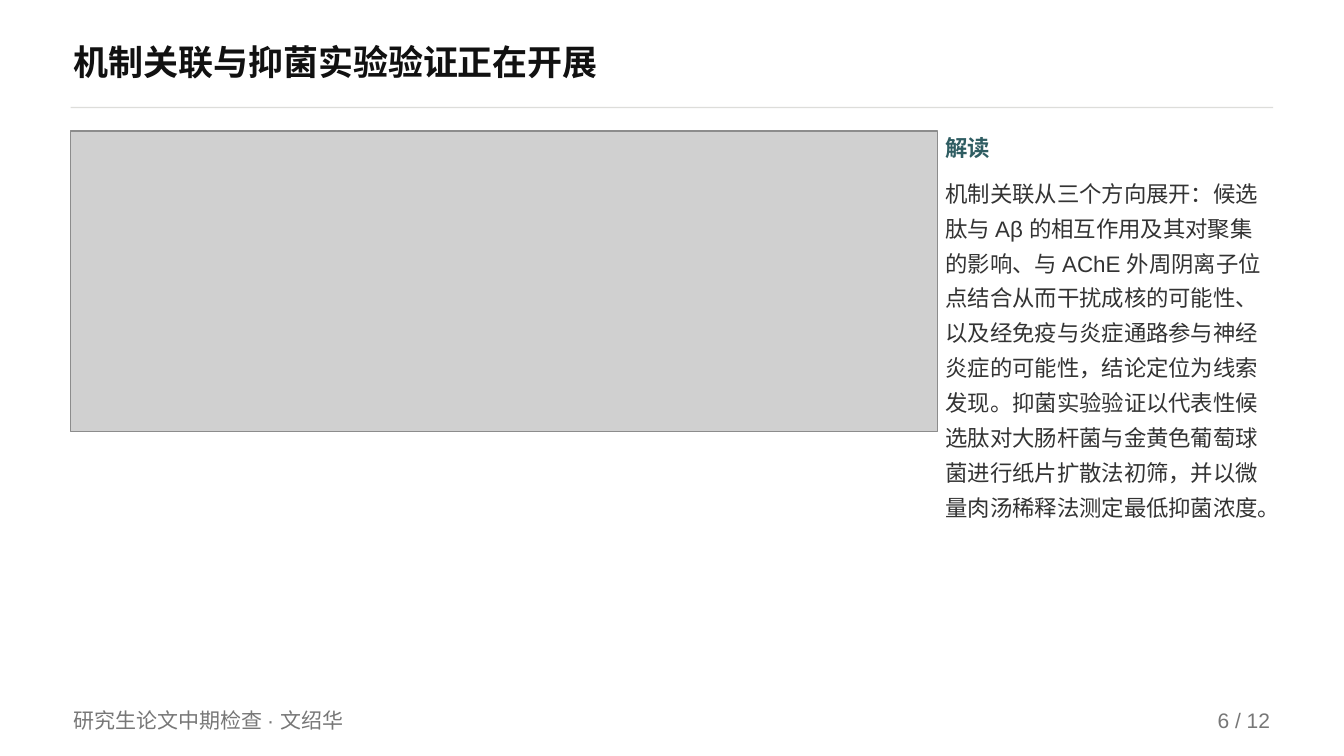
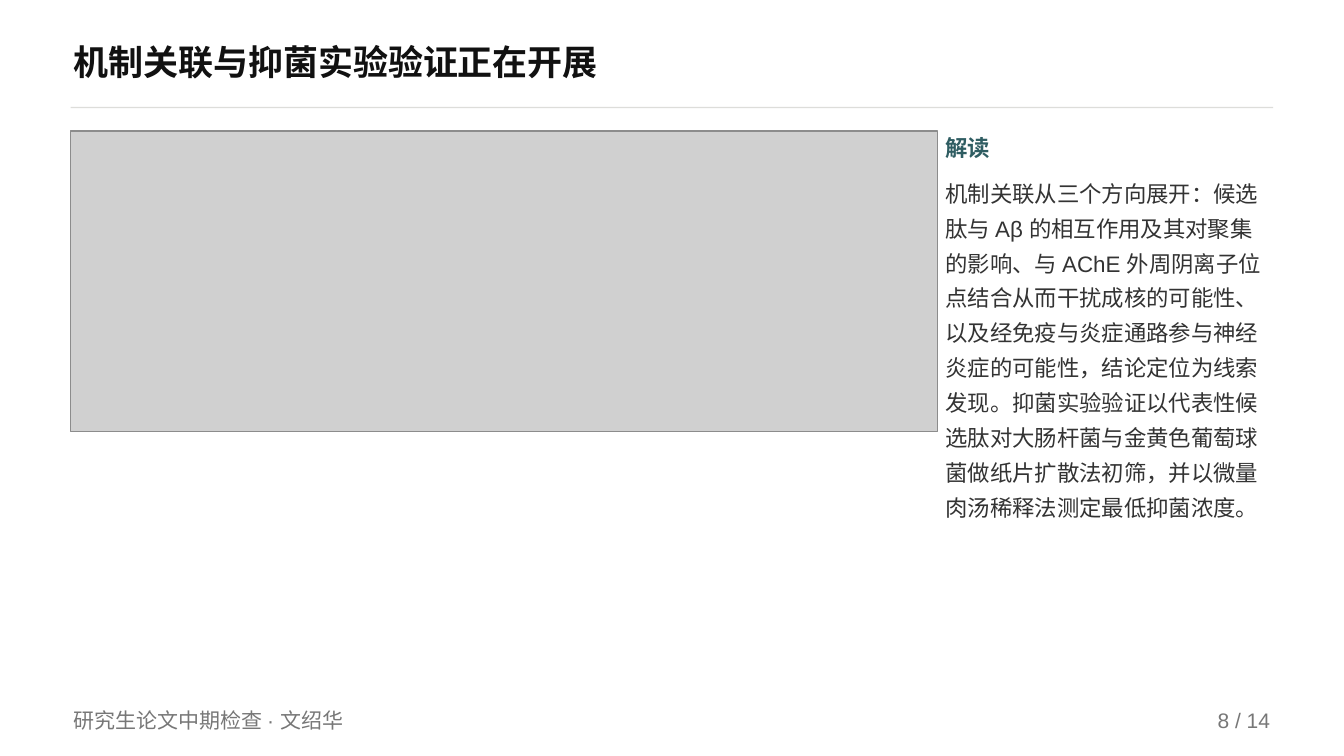
Before and after one commit to mqgg5630-cyber/zhongqi, a slide deck: slide 8 of 中间版/中期答辩_H_nature风.pptx (slide 6 before the commit). Drawn at 1344x756 pixels with LibreOffice and Linux fonts; fonts in the diff are those of the drawing; grey boxes stand for pictures. Boxes give left, top, right and bottom in pixels: in the first picture for what was removed or moved away, otherwise in the second. Text is boxed around its words. In the diff, an @@ line names an element or a change of style, - is before the commit and + after.

Commit message:
feat: 机制文献补全（46 条）+ 流程页/分组页 + PPT 版面重排 + 最终版
按老师反馈处理四件事：
1) 检查小组名单：docx 与三份填写内容里的小组成员全部删除（模板保留原空白行，不再填人）
2) PPT 排版：新增 check_layout.py（形状重叠/文字溢出/压页脚体检）；figure_slide 按图高自适应、说明文字不再压图；
   discussion_slide 行距自适应；table_slide 支持任意列数/行高；机制页改用满幅短图（figM2/figM3 重画）
3) 文献补全：docs/机制说明_正文.md + code/mech_refs.py（46 条文献，含 AChE-Aβ、LL-37/防御素/CAP37、
   感染负担 PAF、菌群分期、交叉成核与 MD 先例），机制说明 docx 重出为可编辑正文源
4) 新增两页：宏基因组分析流程（原生流程页，含完成状态）、分阶段组的划分（阶段×性别×年龄匹配）

产出：deliverable/中期答辩_最终版.pptx（24 页 = 18 主体 + 6 机制）、中间版/中间版2（各 14 页）；
自检全绿（4 份 docx 格式、11 份 PPT 版式、4 份版面体检、口径核对、机制图字号、nature 审计 0 发现）

```diff
--- a/中间版/中期答辩_H_nature风.pptx
+++ b/中间版/中期答辩_H_nature风.pptx
@@ text at box(946, 183, 1261, 518): text changed @@
-机制关联从三个方向展开：候选肽与 Aβ 的相互作用及其对聚集的影响、与 AChE 外周阴离子位点结合从而干扰成核的可能性、以及经免疫与炎症通路参与神经炎症的可能性，结论定位为线索发现。抑菌实验验证以代表性候选肽对大肠杆菌与金黄色葡萄球菌进行纸片扩散法初筛，并以微量肉汤稀释法测定最低抑菌浓度。
+机制关联从三个方向展开：候选肽与 Aβ 的相互作用及其对聚集的影响、与 AChE 外周阴离子位点结合从而干扰成核的可能性、以及经免疫与炎症通路参与神经炎症的可能性，结论定位为线索发现。抑菌实验验证以代表性候选肽对大肠杆菌与金黄色葡萄球菌做纸片扩散法初筛，并以微量肉汤稀释法测定最低抑菌浓度。
@@ text at box(1218, 713, 1270, 728): text changed @@
-6 / 12
+8 / 14
```
Also in this commit, not shown: 10 other slides changed, 3 slides added, 1 slide removed, 42 other files.
